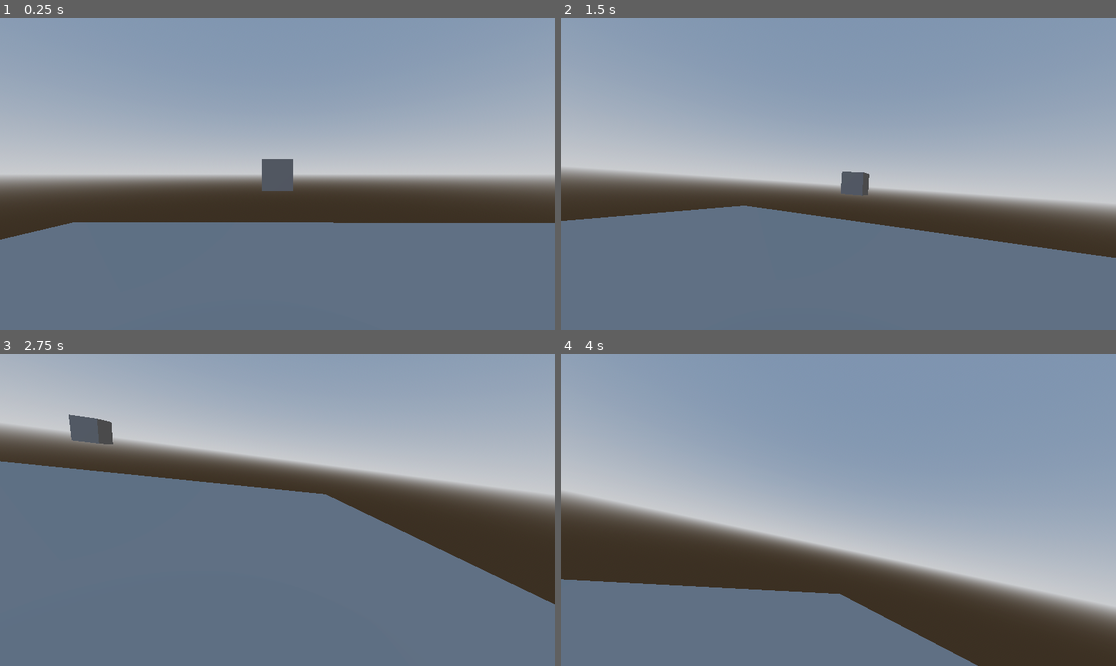
Above: before the commit, frames 1-4 (two rows, left to right).
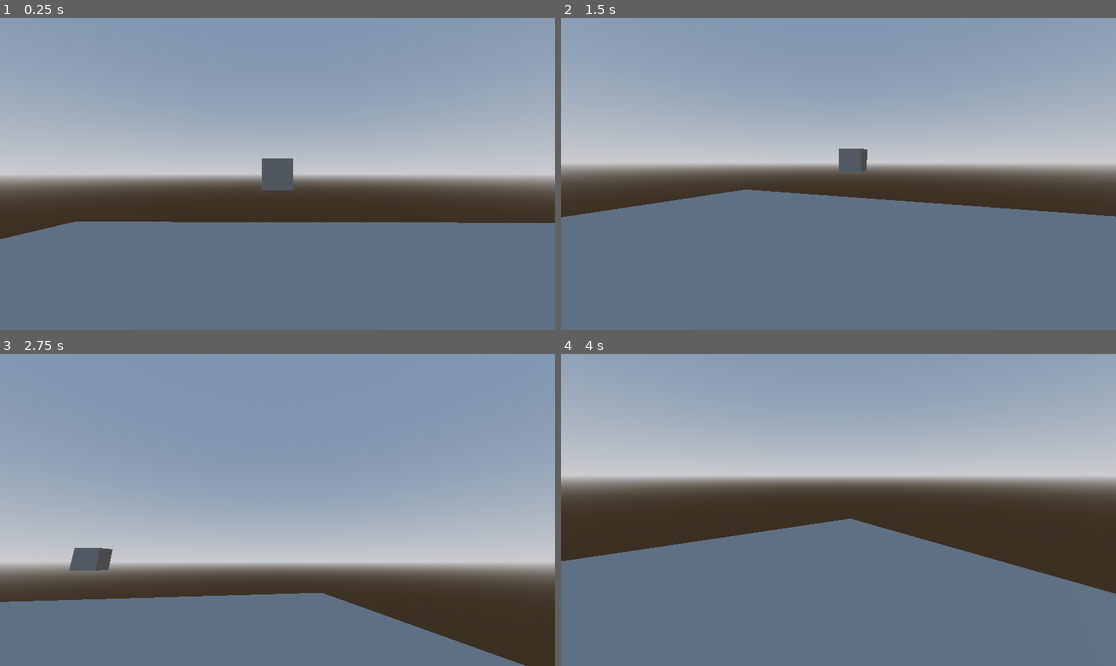
Above: after the commit, the same moments.

Repository: josecarlosn/lowpoly
Game: Godot game, scene res://scene.tscn
Two runs of this game, one before a commit and one after it. Both use one fixed random seed, a clock stepped at 60 frames per second and the inputs below.
Inputs (mouse positions are in pixels of both pictures, inside the frame that each line leads up to):
- Up to frame 1 (0.25 s): no input
- Up to frame 2 (1.5 s): tap Enter (ui_accept) at 0.5, 0.77 s; move the mouse to (960, 158) at 0.52 s; hold Right (ui_right) 0.53-1.28 s; move the mouse to (727, 189) at 1.27 s; hold Down (ui_down) from 1.28 s (still down)
- Up to frame 3 (2.75 s): tap Enter (ui_accept) at 1.52 s; move the mouse to (333, 441) at 2.02 s; release Down (ui_down) at 2.03 s; hold Right (ui_right) from 2.03 s (still down)
- Up to frame 4 (4 s): move the mouse to (810, 572) at 2.77 s; release Right (ui_right) at 2.78 s; hold Up (ui_up) 2.78-3.53 s; tap Enter (ui_accept) at 3.02, 3.77 s; move the mouse to (1005, 556) at 3.52 s; hold Left (ui_left) from 3.53 s (still down)

The runs differ from the first frame. In frame 1, 0.1% of the frame differs, in the area x 0-83%, y 44-72%; in frame 2, 20%; in frame 3, 72%, in the area x 0-100%, y 0-100%; in frame 4, 59%.

Commit message:
Fix: Correção da camera

Diff:
--- a/character_body_3d.gd
+++ b/character_body_3d.gd
@@ -7,10 +7,25 @@
 @export_category("Mouse Settings")
 @export var mouse_sense := 0.1
 
+@export_category("Camera Limits")
+@export var cam_limit_down := -80.0
+@export var cam_limit_up := 60.0
+var cam_ver = 0.0
+
+@onready var camera = $head/Camera3D
+@onready var head = $head
+func _ready() -> void:
+	Input.set_mouse_mode(Input.MOUSE_MODE_CAPTURED)
+
 func _input(event: InputEvent) -> void:
 	if event is InputEventMouseMotion:
-		rotate_y(deg_to_rad(-event.relative.x * mouse_sense))
-		rotate_x(deg_to_rad(event.relative.y * mouse_sense))
+
+		head.rotate_y(deg_to_rad(-event.relative.x * mouse_sense))
+		camera.rotate_x(deg_to_rad(-event.relative.y * mouse_sense))
+		camera.rotation.x = clamp(camera.rotation.x, deg_to_rad(cam_limit_down), deg_to_rad(cam_limit_up))
+
+	if Input.is_action_just_pressed("ui_cancel"):
+		Input.set_mouse_mode(Input.MOUSE_MODE_VISIBLE)
 
 func _physics_process(delta: float) -> void:
 	if not is_on_floor():
@@ -20,7 +35,8 @@
 		velocity.y = JUMP_VELOCITY
 
 	var input_dir := Input.get_vector("ui_left", "ui_right", "ui_up", "ui_down")
-	var direction := (transform.basis * Vector3(input_dir.x, 0, input_dir.y)).normalized()
+
+	var direction = (head.transform.basis * Vector3(input_dir.x, 0, input_dir.y)).normalized() #adicionei o head na frente do transform pra andar na direção da camera
 	if direction:
 		velocity.x = direction.x * SPEED
 		velocity.z = direction.z * SPEED
--- a/scene.tscn
+++ b/scene.tscn
@@ -31,10 +31,11 @@
 [node name="head" type="Node3D" parent="CharacterBody3D"]
 
 [node name="Camera3D" type="Camera3D" parent="CharacterBody3D/head"]
-transform = Transform3D(1, 0, 0, 0, 1, 0, 0, 0, 1, 0, 1.9605465, -0.044962406)
+transform = Transform3D(1, 0, 0, 0, 1, 0, 0, 0, 1, 0, 1.9479799, -0.044962406)
 
 [node name="MeshInstance3D" type="MeshInstance3D" parent="CharacterBody3D"]
 transform = Transform3D(1, 0, 0, 0, 1, 0, 0, 0, 1, 0, 1.0243518, 0)
+visible = false
 mesh = SubResource("CapsuleMesh_ulcgi")
 
 [node name="CollisionShape3D" type="CollisionShape3D" parent="CharacterBody3D"]
